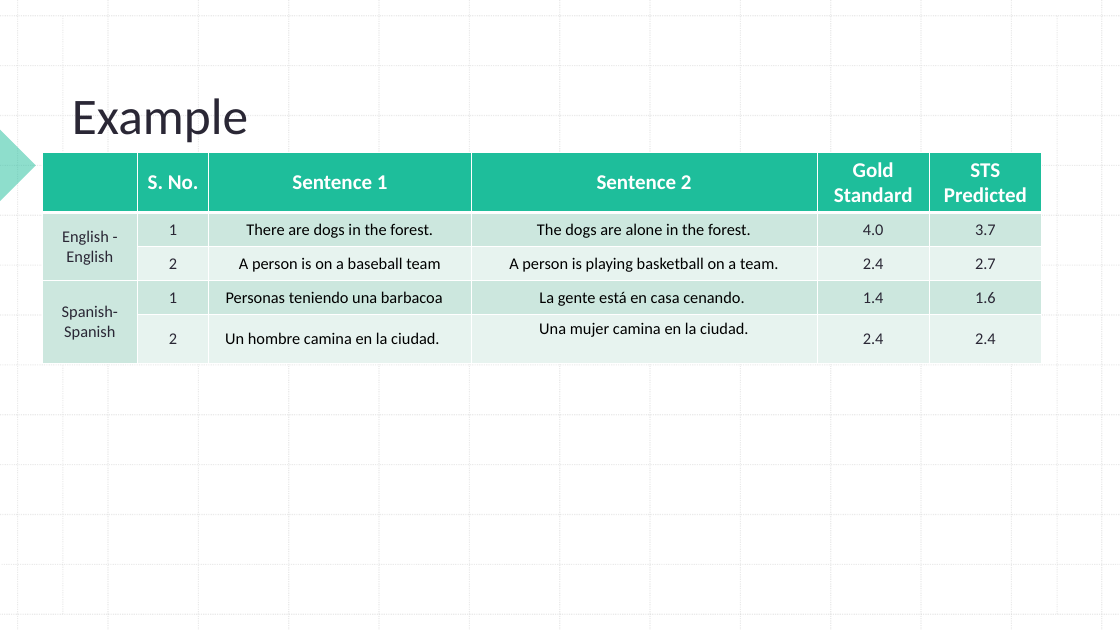
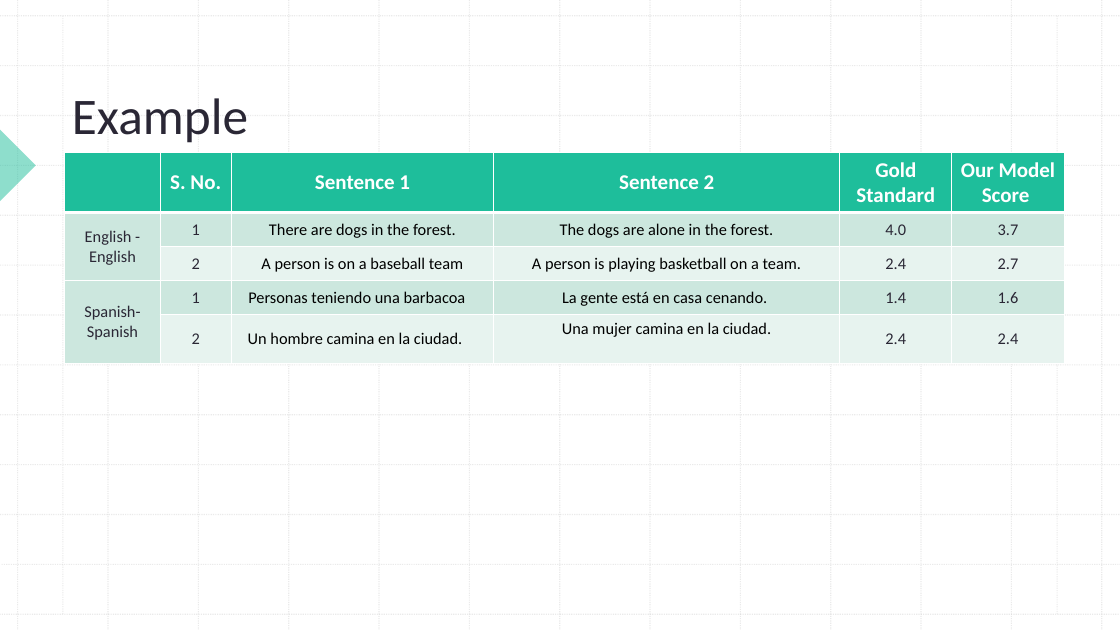
Before and after one commit to lakshmanpadigala/Team_KLM_STS, a slide deck: slide 12 of 20-Presentation Team KLM.pptx. Drawn at 1120x630 pixels with LibreOffice and Linux fonts; fonts in the diff are those of the drawing. Boxes give left, top, right and bottom in pixels: in the first picture for what was removed or moved away, otherwise in the second. Text is boxed around its words. In the diff, an @@ line names an element or a change of style, - is before the commit and + after.

```diff
--- a/20-Presentation Team KLM.pptx
+++ b/20-Presentation Team KLM.pptx
@@ table at [65,153,1065,400] @@
-row 1, column 6: STS Predicted
+row 1, column 6: Our Model Score
@@ table: place and size @@
-table at [42,153,1042,375]
+table at [65,153,1065,400]
```
Also in this commit, not shown: 2 other slides changed, 1 other file.
